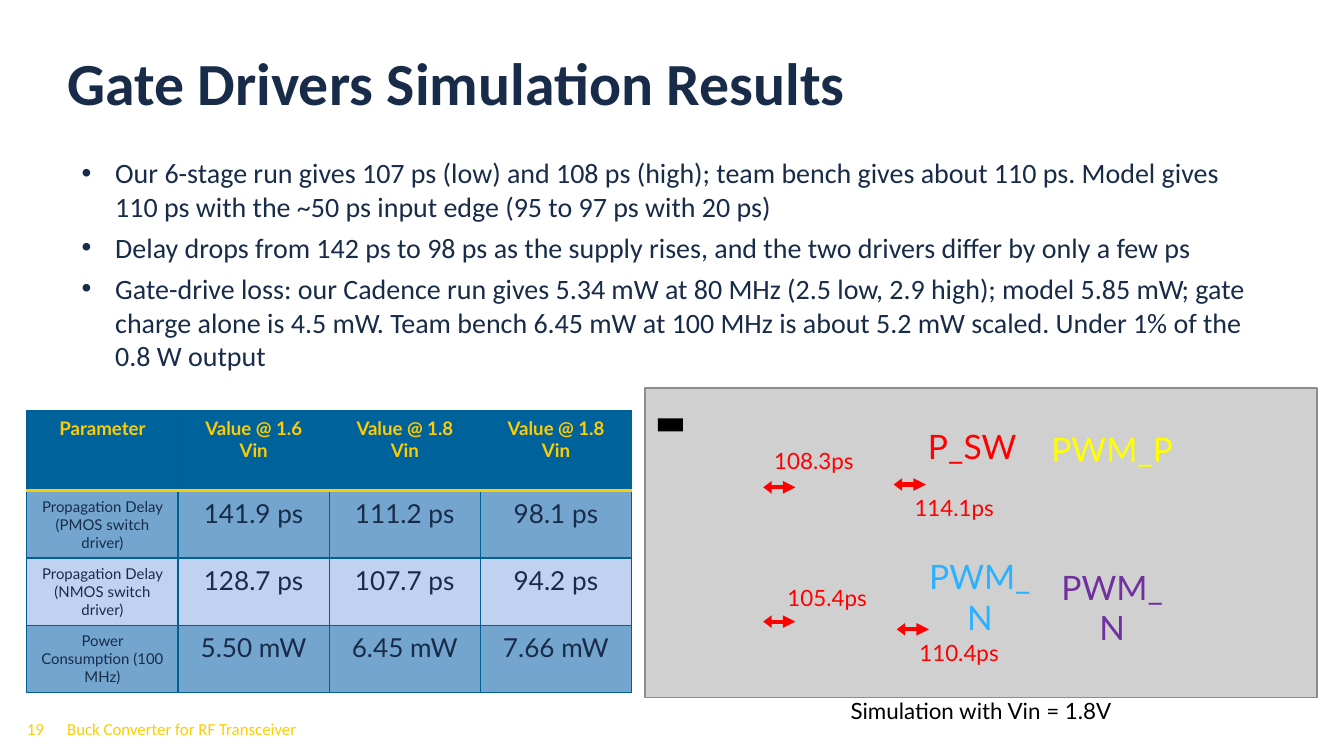
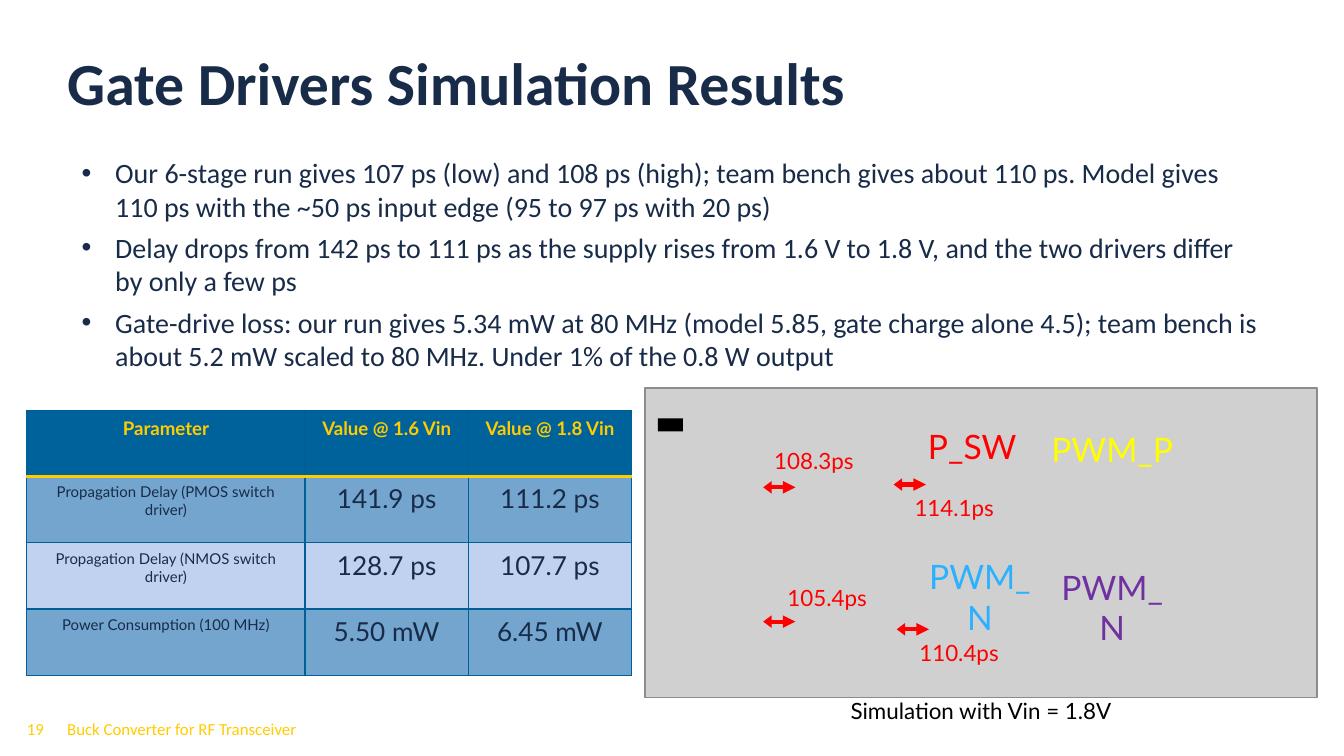
Before and after one commit to Dylan-UCSD/ECE_263_Buck_Converter, a slide deck: slide 19 of ECE263_project_proposal_2026_11_16_merged.pptx. Drawn at 1344x756 pixels with LibreOffice and Linux fonts; fonts in the diff are those of the drawing; grey boxes stand for pictures; background and template pictures are left out. Boxes give left, top, right and bottom in pixels: in the first picture for what was removed or moved away, otherwise in the second. Text is boxed around its words. In the diff, an @@ line names an element or a change of style, - is before the commit and + after.

```diff
--- a/ECE263_project_proposal_2026_11_16_merged.pptx
+++ b/ECE263_project_proposal_2026_11_16_merged.pptx
@@ text at box(115, 238, 1256, 371): text changed @@
-• Delay drops from 142 ps to 98 ps as the supply rises, and the two drivers differ by only a few ps
-• Gate-drive loss: our Cadence run gives 5.34 mW at 80 MHz (2.5 low, 2.9 high); model 5.85 mW; gate charge alone is 4.5 mW. Team bench 6.45 mW at 100 MHz is about 5.2 mW scaled. Under 1% of the 0.8 W output
+• Delay drops from 142 ps to 111 ps as the supply rises from 1.6 V to 1.8 V, and the two drivers differ by only a few ps
+• Gate-drive loss: our run gives 5.34 mW at 80 MHz (model 5.85, gate charge alone 4.5); team bench is about 5.2 mW scaled to 80 MHz. Under 1% of the 0.8 W output
@@ table at box(27, 410, 633, 677) @@
-column 4: Value @ 1.8 Vin | 98.1 ps | 94.2 ps | 7.66 mW
```
